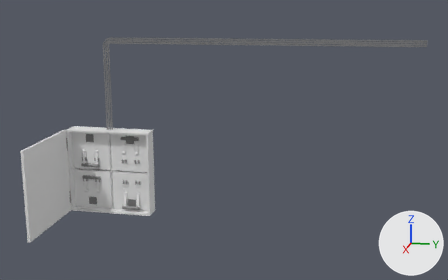
An edit to the Blender file Models/Props/electric_shield.blend, drawn before and after from the same camera.
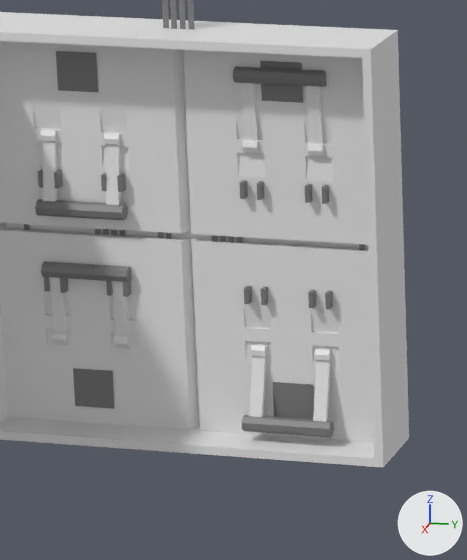
Each version is shown whole from a 50 mm camera at (13.63, 5.43, 4.24) aimed at (1.19, 2.94, 1.13), then close up on the part from 17% to 37% of the width and 44% to 84% of the height. Arrows for +X, +Y and +Z are at lower right; the lights stay in place. The last two pictures show the newer version.

In view in the first close-up: 'electric_shield', 'handle_bottom_left', 'handle_bottom_right', 'handle_top_left', 'handle_top_right', 'panel', 'wires'.
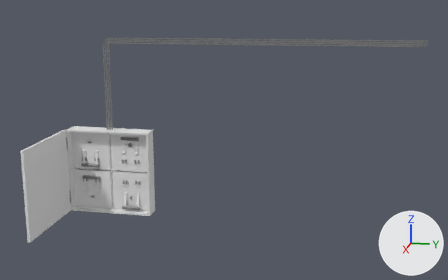
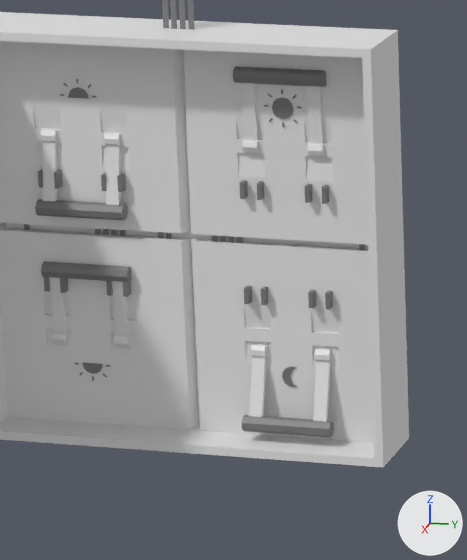
Edits to the bpy script that builds the scene:
```text
Change me_plane_001:
    used by ob_panel; location = (0.0, 0.0, 0.0); rotation_euler = (0.0, 1.571, 0.0), in degrees (0, 90, 0)
    remove me_plane_001.from_pydata(...)  # 102 vertices, 82 faces; spans x -0.958..0.001, y -0.958..0.0, z 0.151..0.246
    add me_plane_001.from_pydata(...)  # 98 vertices, 81 faces; spans x -0.958..0.001, y -0.958..0.0, z 0.151..0.246
    me_plane_001 part 1: the loose piece of 4 vertices spanning x -0.875..-0.685, y -0.602..-0.402, z 0.21 is deleted
Add me_plane_006:
    me_plane_006.from_pydata(...)  # 146 vertices, 62 faces; spans x -0.746..0.742, y -0.595..0.593, z 0.21
    me_plane_006.materials.append(mat_darker)  # grey #7c7c7c
Add ob_symbols:
    ob_symbols = bpy.data.objects.new('symbols', me_plane_006)
    ob_symbols.location = (0.0, 0.0, 0.0)
    ob_symbols.rotation_euler = (0.0, 1.571, 0.0)  # degrees (0, 90, 0)
```

Where the change shows, as pixel boxes (x1, y1, x2, y2) in the close-ups (467 x 560 px):
'symbols', added
    after: (60, 79, 301, 387)
part 1 of me_plane_001, deleted
    before: (56, 51, 314, 419)
